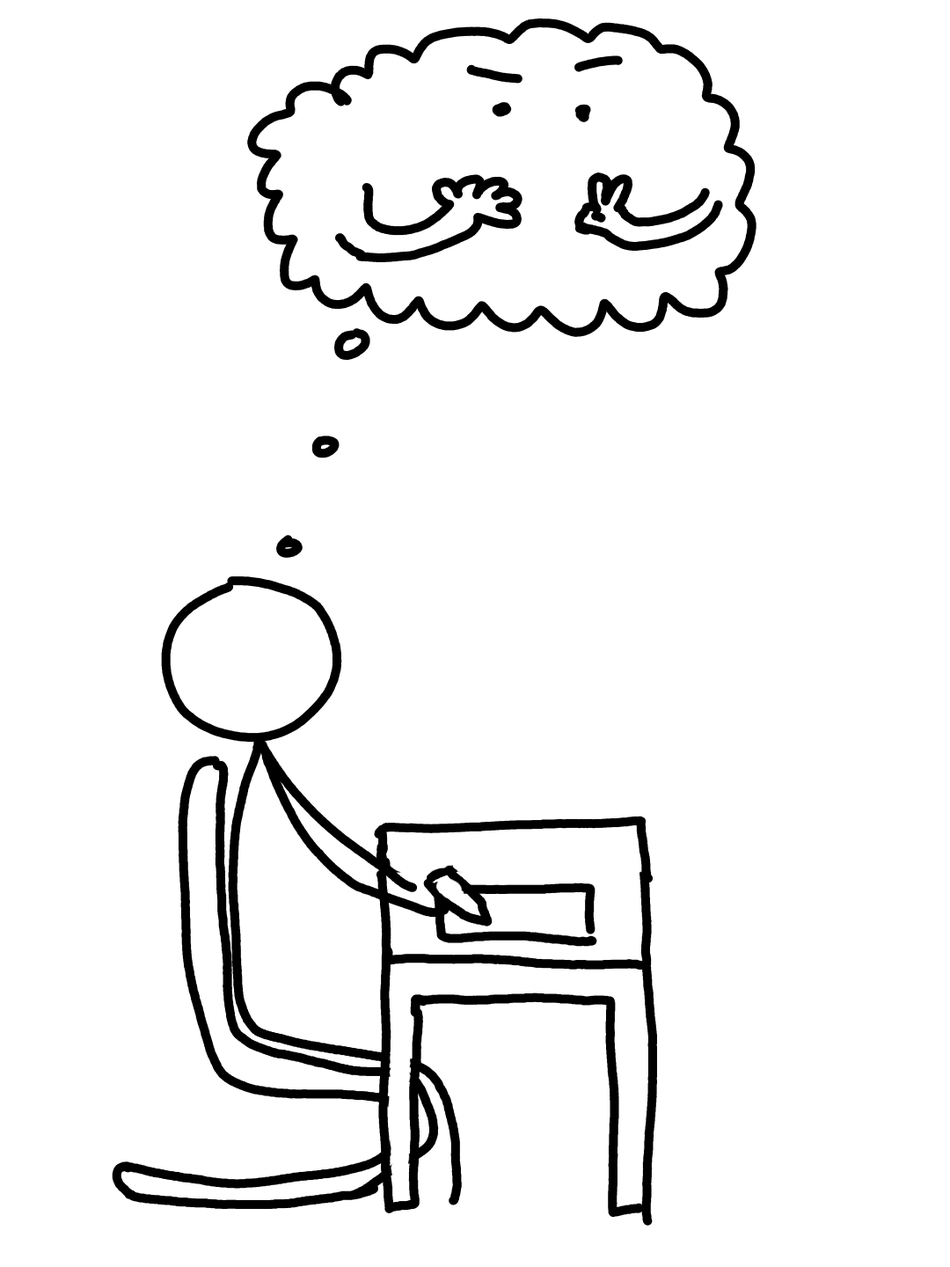
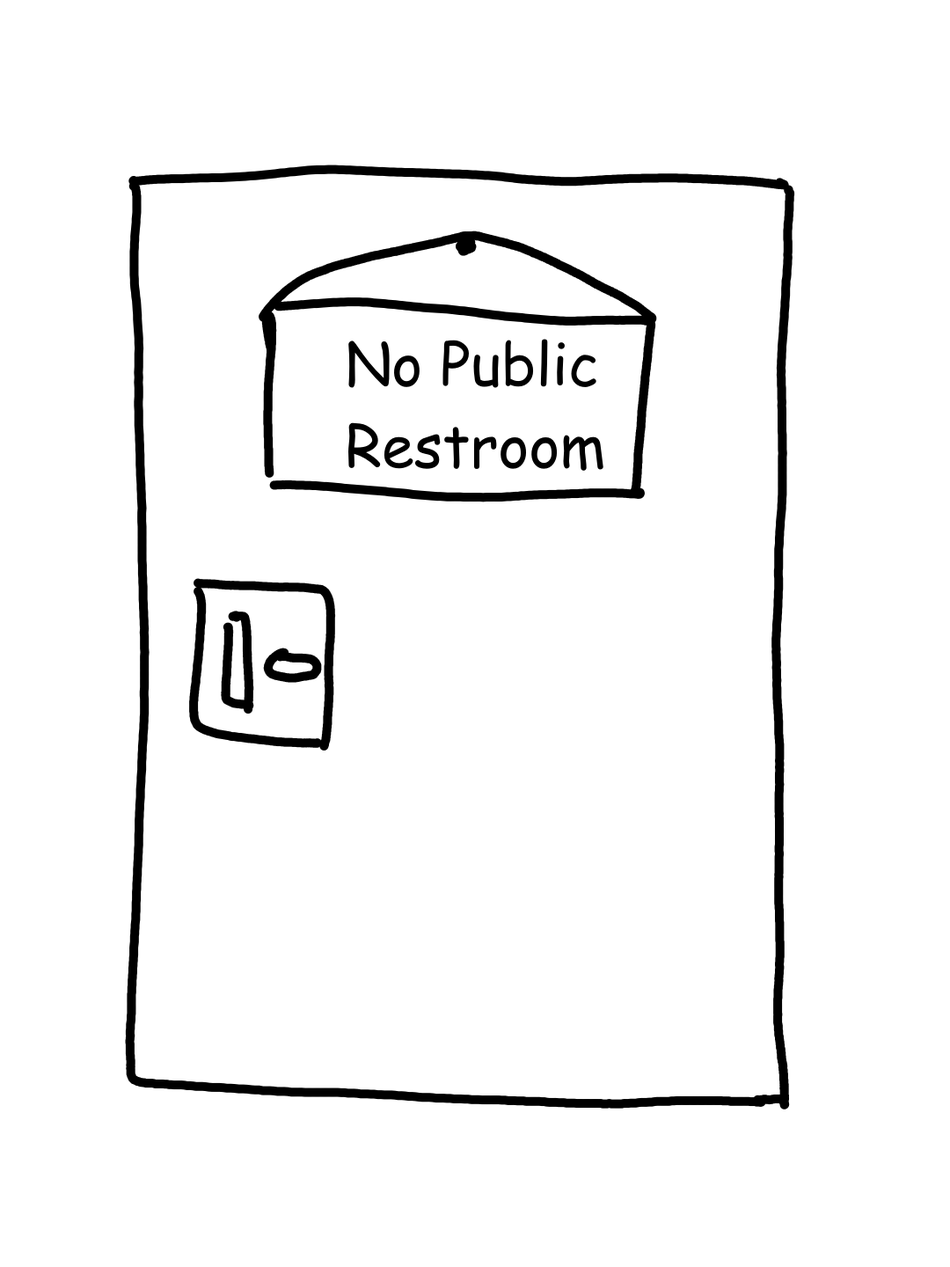
Two versions of the same layered image (950 × 1267). Layer-by-layer changes:
painted on "Paint Layer 1" over [111, 18, 796, 1226]
